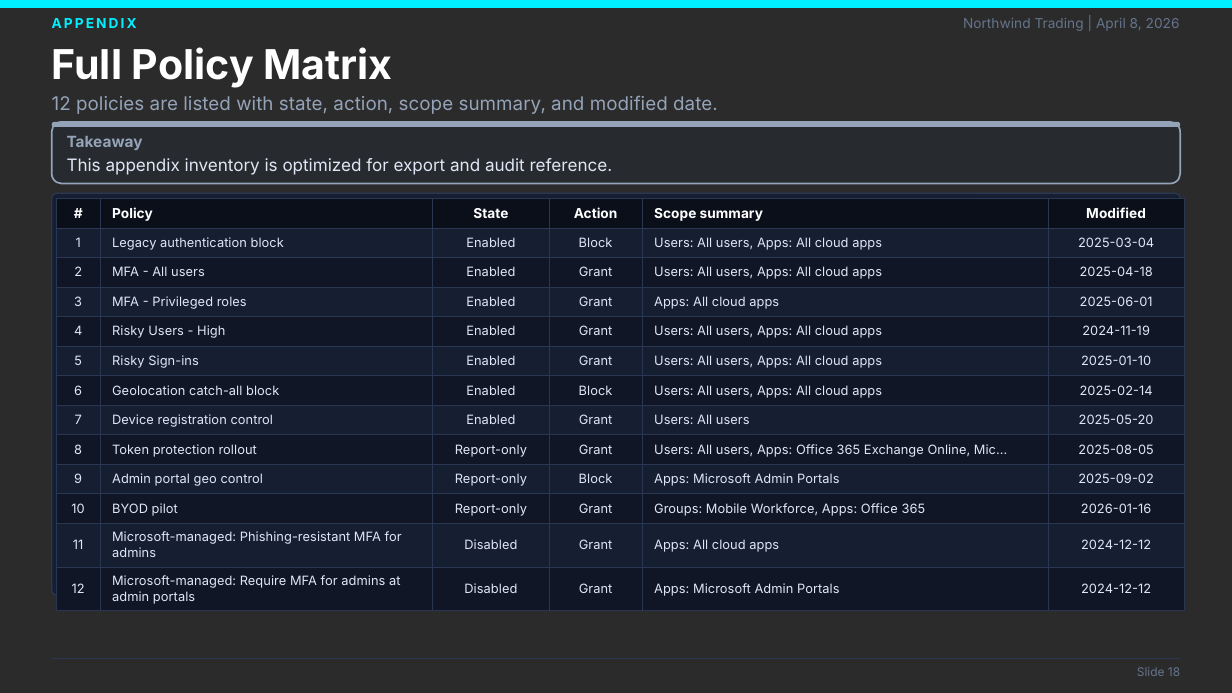
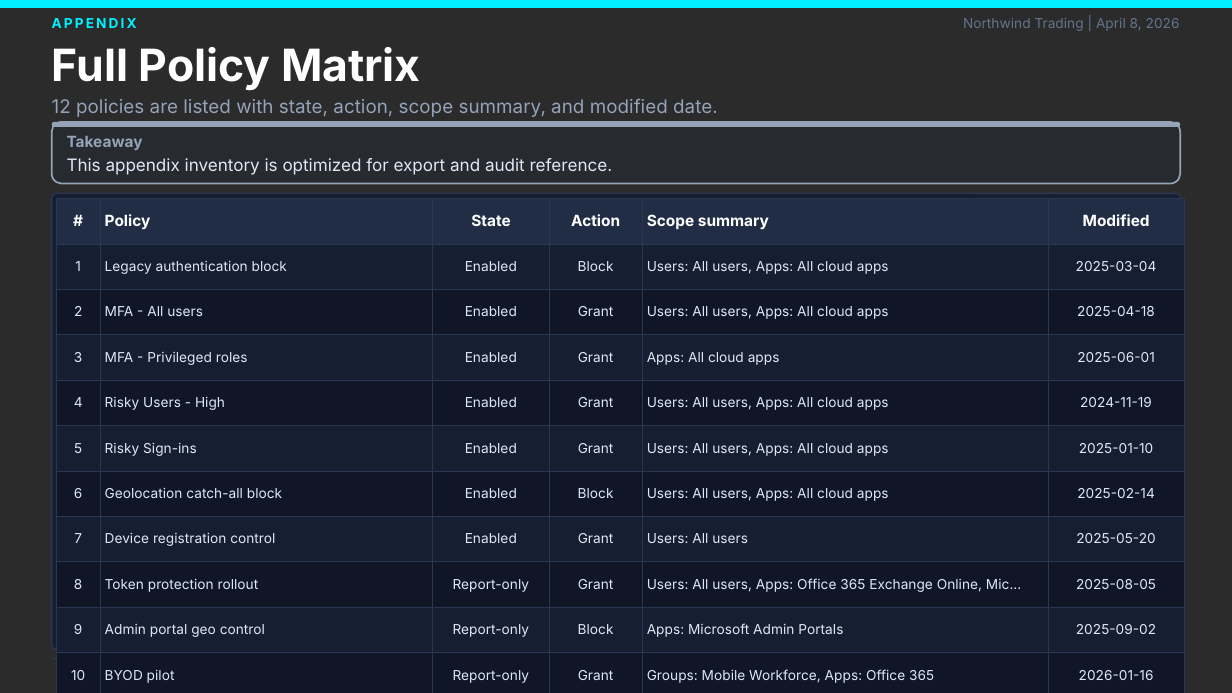
Before and after one commit to laroy-sh/ca-presentation, a slide deck: slide 18 of examples/sample/CA_Security_Posture_Report.sample.pptx. Drawn at 1232x693 pixels with LibreOffice and Linux fonts; fonts in the diff are those of the drawing; background and template pictures are left out; a plain dark background stands for a picture behind light text. Boxes give left, top, right and bottom in pixels: in the first picture for what was removed or moved away, otherwise in the second. Text is boxed around its words. In the diff, an @@ line names an element or a change of style, - is before the commit and + after.

Commit message:
style: redesign scorecard slide and polish presentation templates

```diff
--- a/examples/sample/CA_Security_Posture_Report.sample.pptx
+++ b/examples/sample/CA_Security_Posture_Report.sample.pptx
@@ text "Full Policy Matrix" at [52,47,421,91]: size 24 to 26 pt @@
@@ rounded rectangle: place and size @@
-rounded rectangle at [52,193,1180,595]
+rounded rectangle at [52,193,1180,649]
@@ rounded rectangle at [52,193,1180,649]: proportions changed @@
@@ table at [57,198,1184,687] @@
@@ fill #0A0F1A to #212D45 in row 1 @@
@@ size 8 to 9 pt in "#", "Policy", "State", "Action" and 2 more places @@
@@ size 7.5 to 8 pt @@
```
Also in this commit, not shown: 26 other slides changed, 29 other files.
